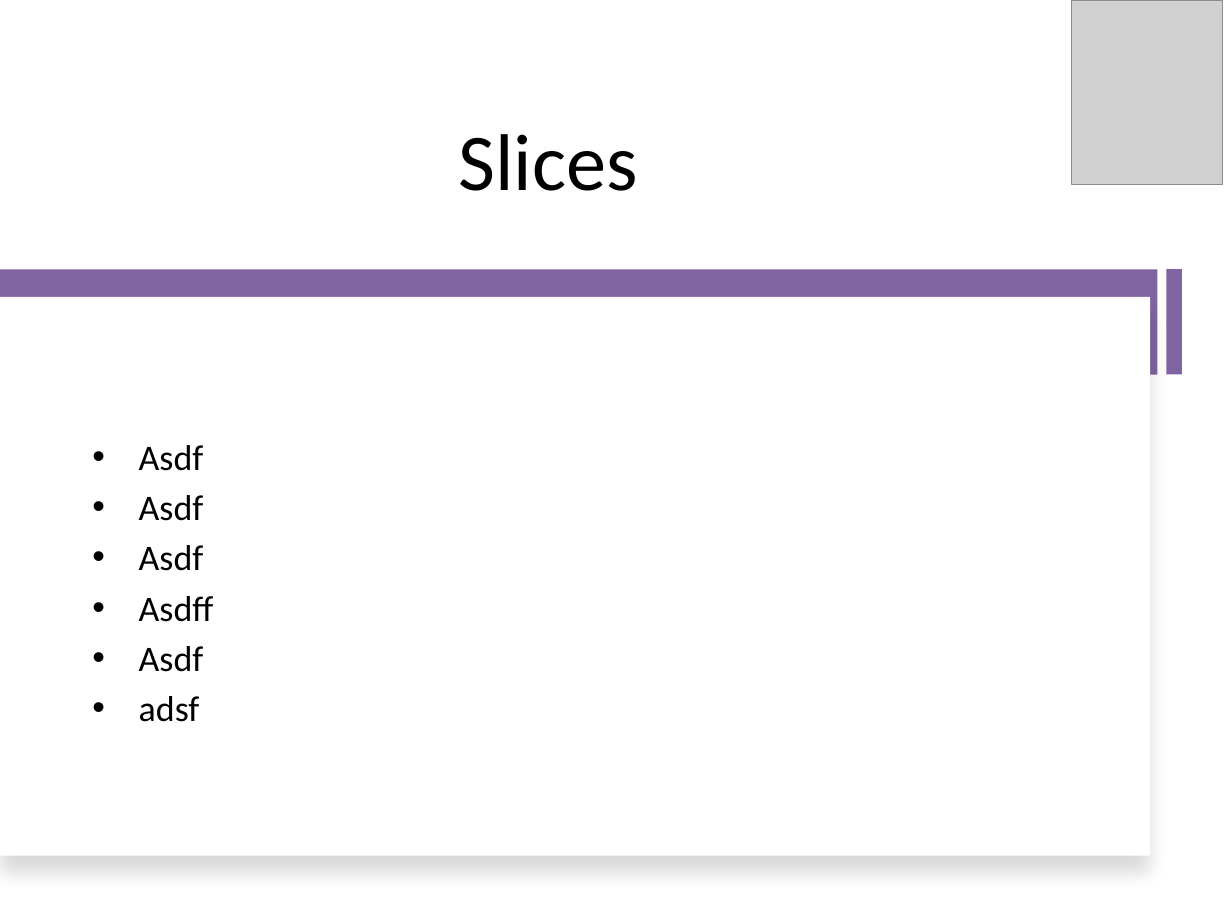
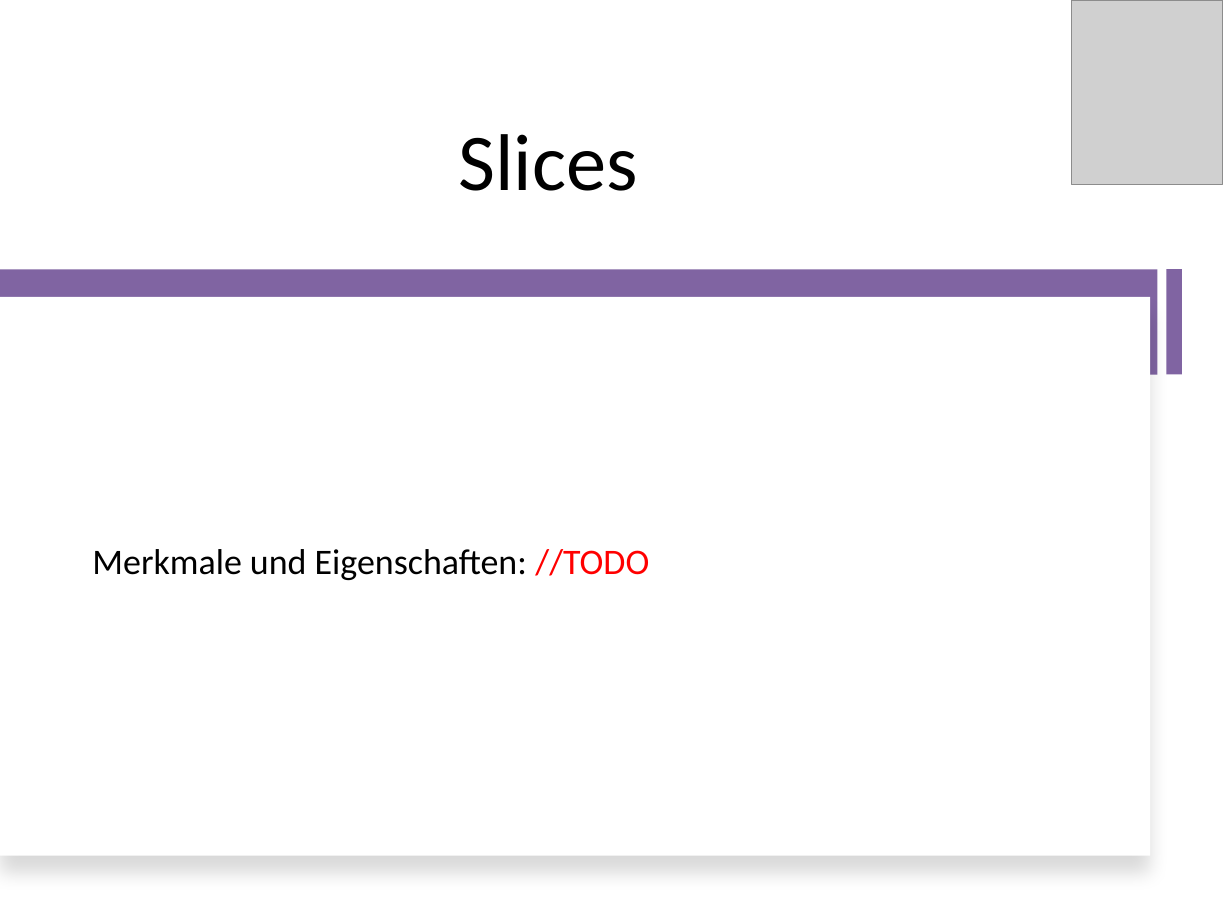
Before and after one commit to RatedNextGen/pcp-go, a slide deck: slide 6 of presentation/GO-Präsi.pptx (slide 5 before the commit). Drawn at 1232x924 pixels with LibreOffice and Linux fonts; fonts in the diff are those of the drawing; grey boxes stand for pictures. Boxes give left, top, right and bottom in pixels: in the first picture for what was removed or moved away, otherwise in the second. Text is boxed around its words. In the diff, an @@ line names an element or a change of style, - is before the commit and + after.

```diff
--- a/presentation/GO-Präsi.pptx
+++ b/presentation/GO-Präsi.pptx
@@ text at (92,549,649,580): text changed @@
-• Asdf
-• Asdf
-• Asdf
-• Asdff
-• Asdf
-• adsf
+Merkmale und Eigenschaften: //TODO
```
Also in this commit, not shown: 2 other slides changed, 4 slides added.
